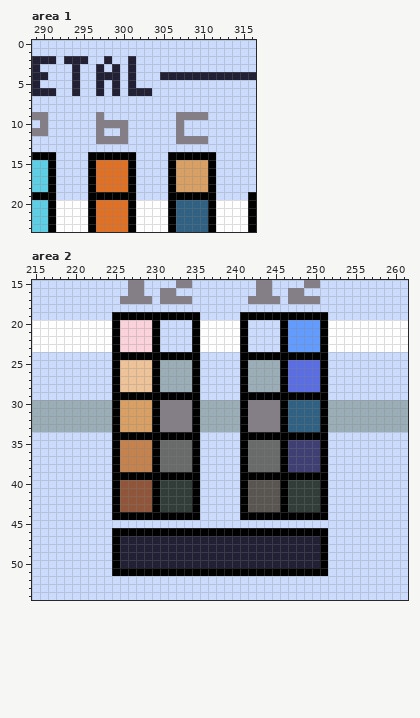
A pixel-art file gets an edit: objects/WIP/G 38 Periodic Table [gather palette] [1px].aseprite. The first picture shows the starting point.
377x64 pixels, 1 frame. Shown: area 1: x 289..316, y 0..23; area 2: x 215..261, y 15..54.
After the commit:
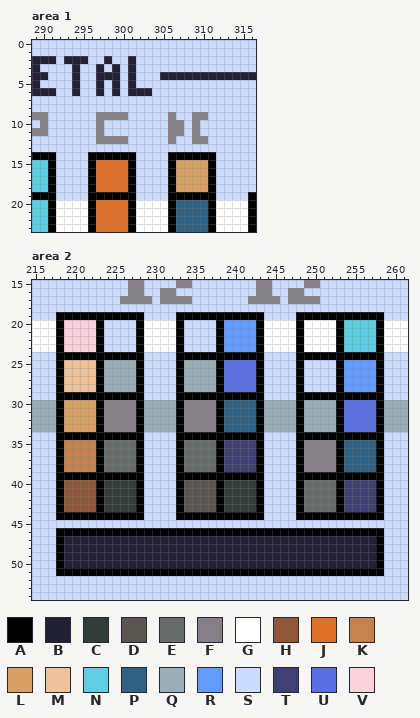
Palette (. is transparent): A #000000  B #222034  C #323c39  D #595652  E #696a6a  F #847e87  G #ffffff  H #8f563b  J #df7126  K #c4824e  L #d9a066  M #eec39a  N #5fcde4  P #306082  Q #9badb7  R #639bff  S #cbdbfc  T #3f3f74  U #5b6ee1  V #fad2dc
Diff:
--- area 1, layer "Layer 1 #2"
@@ x 296..311 @@
  8 SSSSSSSSSSSSSSSS
- 9 SFSSSSSSSSSFFFFS
-10 SFFFFSSSSSSFSSSS
-11 SFSSFSSSSSSFSSSS
-12 SFFFFSSSSSSFFFFS
+ 9 SFFFFSSSSSFSSFFS
+10 SFSSSSSSSSFFSFSS
+11 SFSSSSSSSSFFSFSS
+12 SFFFFSSSSSFSSFFS
 13 SSSSSSSSSSSSSSSS
--- area 2, layer "Layer 1 #2"
@@ x 215..261 @@
 18 SSSSSSSSSSSSSSSSSSSSSSSSSSSSSSSSSSSSSSSSSSSSSSS
-19 SSSSSSSSSSAAAAAAAAAAASSSSSAAAAAAAAAAASSSSSSSSSS
-20 GGGGGGGGGGAVVVVASSSSAGGGGGASSSSARRRRAGGGGGGGGGG
-21 GGGGGGGGGGAVVVVASSSSAGGGGGASSSSARRRRAGGGGGGGGGG
-22 GGGGGGGGGGAVVVVASSSSAGGGGGASSSSARRRRAGGGGGGGGGG
-23 GGGGGGGGGGAVVVVASSSSAGGGGGASSSSARRRRAGGGGGGGGGG
-24 SSSSSSSSSSAAAAAAAAAAASSSSSAAAAAAAAAAASSSSSSSSSS
-25 SSSSSSSSSSAMMMMAQQQQASSSSSAQQQQAUUUUASSSSSSSSSS
-26 SSSSSSSSSSAMMMMAQQQQASSSSSAQQQQAUUUUASSSSSSSSSS
-27 SSSSSSSSSSAMMMMAQQQQASSSSSAQQQQAUUUUASSSSSSSSSS
-28 SSSSSSSSSSAMMMMAQQQQASSSSSAQQQQAUUUUASSSSSSSSSS
-29 SSSSSSSSSSAAAAAAAAAAASSSSSAAAAAAAAAAASSSSSSSSSS
-30 QQQQQQQQQQALLLLAFFFFAQQQQQAFFFFAPPPPAQQQQQQQQQQ
-31 QQQQQQQQQQALLLLAFFFFAQQQQQAFFFFAPPPPAQQQQQQQQQQ
-32 QQQQQQQQQQALLLLAFFFFAQQQQQAFFFFAPPPPAQQQQQQQQQQ
-33 QQQQQQQQQQALLLLAFFFFAQQQQQAFFFFAPPPPAQQQQQQQQQQ
-34 SSSSSSSSSSAAAAAAAAAAASSSSSAAAAAAAAAAASSSSSSSSSS
-35 SSSSSSSSSSAKKKKAEEEEASSSSSAEEEEATTTTASSSSSSSSSS
-36 SSSSSSSSSSAKKKKAEEEEASSSSSAEEEEATTTTASSSSSSSSSS
-37 SSSSSSSSSSAKKKKAEEEEASSSSSAEEEEATTTTASSSSSSSSSS
-38 SSSSSSSSSSAKKKKAEEEEASSSSSAEEEEATTTTASSSSSSSSSS
-39 SSSSSSSSSSAAAAAAAAAAASSSSSAAAAAAAAAAASSSSSSSSSS
-40 SSSSSSSSSSAHHHHACCCCASSSSSADDDDACCCCASSSSSSSSSS
-41 SSSSSSSSSSAHHHHACCCCASSSSSADDDDACCCCASSSSSSSSSS
-42 SSSSSSSSSSAHHHHACCCCASSSSSADDDDACCCCASSSSSSSSSS
-43 SSSSSSSSSSAHHHHACCCCASSSSSADDDDACCCCASSSSSSSSSS
-44 SSSSSSSSSSAAAAAAAAAAASSSSSAAAAAAAAAAASSSSSSSSSS
+19 SSSAAAAAAAAAAASSSSAAAAAAAAAAASSSSAAAAAAAAAAASSS
+20 GGGAVVVVASSSSAGGGGASSSSARRRRAGGGGAGGGGANNNNAGGG
+21 GGGAVVVVASSSSAGGGGASSSSARRRRAGGGGAGGGGANNNNAGGG
+22 GGGAVVVVASSSSAGGGGASSSSARRRRAGGGGAGGGGANNNNAGGG
+23 GGGAVVVVASSSSAGGGGASSSSARRRRAGGGGAGGGGANNNNAGGG
+24 SSSAAAAAAAAAAASSSSAAAAAAAAAAASSSSAAAAAAAAAAASSS
+25 SSSAMMMMAQQQQASSSSAQQQQAUUUUASSSSASSSSARRRRASSS
+26 SSSAMMMMAQQQQASSSSAQQQQAUUUUASSSSASSSSARRRRASSS
+27 SSSAMMMMAQQQQASSSSAQQQQAUUUUASSSSASSSSARRRRASSS
+28 SSSAMMMMAQQQQASSSSAQQQQAUUUUASSSSASSSSARRRRASSS
+29 SSSAAAAAAAAAAASSSSAAAAAAAAAAASSSSAAAAAAAAAAASSS
+30 QQQALLLLAFFFFAQQQQAFFFFAPPPPAQQQQAQQQQAUUUUAQQQ
+31 QQQALLLLAFFFFAQQQQAFFFFAPPPPAQQQQAQQQQAUUUUAQQQ
+32 QQQALLLLAFFFFAQQQQAFFFFAPPPPAQQQQAQQQQAUUUUAQQQ
+33 QQQALLLLAFFFFAQQQQAFFFFAPPPPAQQQQAQQQQAUUUUAQQQ
+34 SSSAAAAAAAAAAASSSSAAAAAAAAAAASSSSAAAAAAAAAAASSS
+35 SSSAKKKKAEEEEASSSSAEEEEATTTTASSSSAFFFFAPPPPASSS
+36 SSSAKKKKAEEEEASSSSAEEEEATTTTASSSSAFFFFAPPPPASSS
+37 SSSAKKKKAEEEEASSSSAEEEEATTTTASSSSAFFFFAPPPPASSS
+38 SSSAKKKKAEEEEASSSSAEEEEATTTTASSSSAFFFFAPPPPASSS
+39 SSSAAAAAAAAAAASSSSAAAAAAAAAAASSSSAAAAAAAAAAASSS
+40 SSSAHHHHACCCCASSSSADDDDACCCCASSSSAEEEEATTTTASSS
+41 SSSAHHHHACCCCASSSSADDDDACCCCASSSSAEEEEATTTTASSS
+42 SSSAHHHHACCCCASSSSADDDDACCCCASSSSAEEEEATTTTASSS
+43 SSSAHHHHACCCCASSSSADDDDACCCCASSSSAEEEEATTTTASSS
+44 SSSAAAAAAAAAAASSSSAAAAAAAAAAASSSSAAAAAAAAAAASSS
 45 SSSSSSSSSSSSSSSSSSSSSSSSSSSSSSSSSSSSSSSSSSSSSSS
-46 SSSSSSSSSSAAAAAAAAAAAAAAAAAAAAAAAAAAASSSSSSSSSS
-47 SSSSSSSSSSABBBBBBBBBBBBBBBBBBBBBBBBBASSSSSSSSSS
-48 SSSSSSSSSSABBBBBBBBBBBBBBBBBBBBBBBBBASSSSSSSSSS
-49 SSSSSSSSSSABBBBBBBBBBBBBBBBBBBBBBBBBASSSSSSSSSS
-50 SSSSSSSSSSABBBBBBBBBBBBBBBBBBBBBBBBBASSSSSSSSSS
-51 SSSSSSSSSSAAAAAAAAAAAAAAAAAAAAAAAAAAASSSSSSSSSS
+46 SSSAAAAAAAAAAAAAAAAAAAAAAAAAAAAAAAAAAAAAAAAASSS
+47 SSSABBBBBBBBBBBBBBBBBBBBBBBBBBBBBBBBBBBBBBBASSS
+48 SSSABBBBBBBBBBBBBBBBBBBBBBBBBBBBBBBBBBBBBBBASSS
+49 SSSABBBBBBBBBBBBBBBBBBBBBBBBBBBBBBBBBBBBBBBASSS
+50 SSSABBBBBBBBBBBBBBBBBBBBBBBBBBBBBBBBBBBBBBBASSS
+51 SSSAAAAAAAAAAAAAAAAAAAAAAAAAAAAAAAAAAAAAAAAASSS
 52 SSSSSSSSSSSSSSSSSSSSSSSSSSSSSSSSSSSSSSSSSSSSSSS
Pixel boxes of the changes (left, top, right, bottom) in both pictures:
changed: (104, 112, 128, 136)
changed: (168, 112, 200, 144)
changed: (56, 312, 384, 576)
